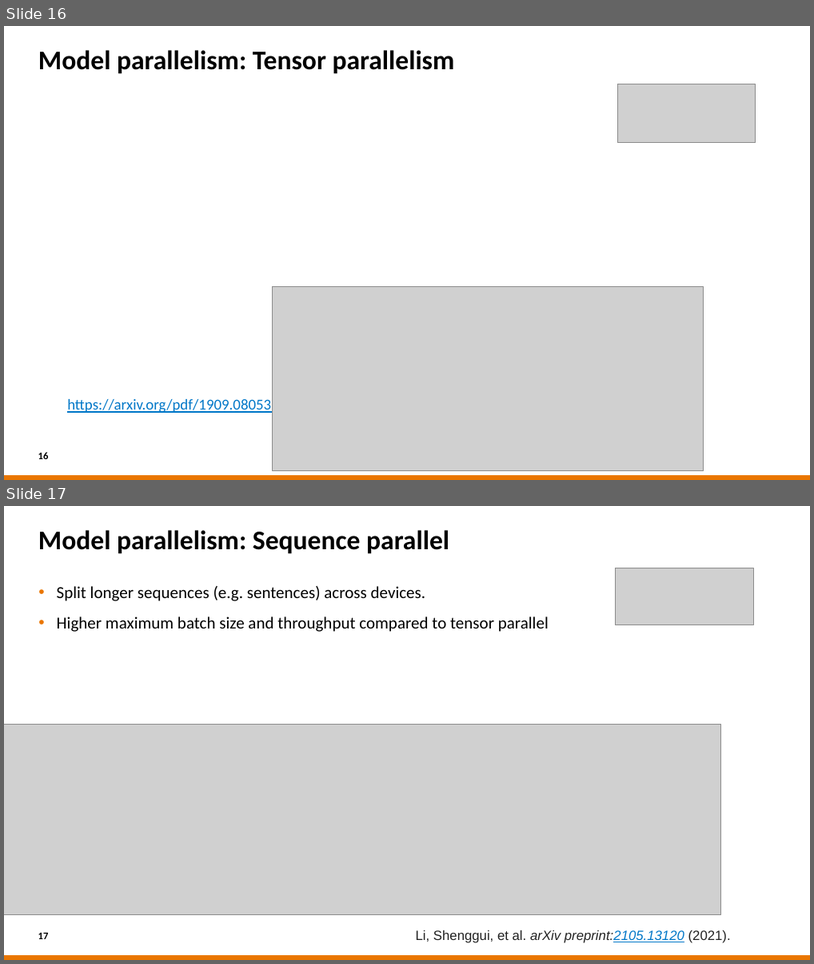
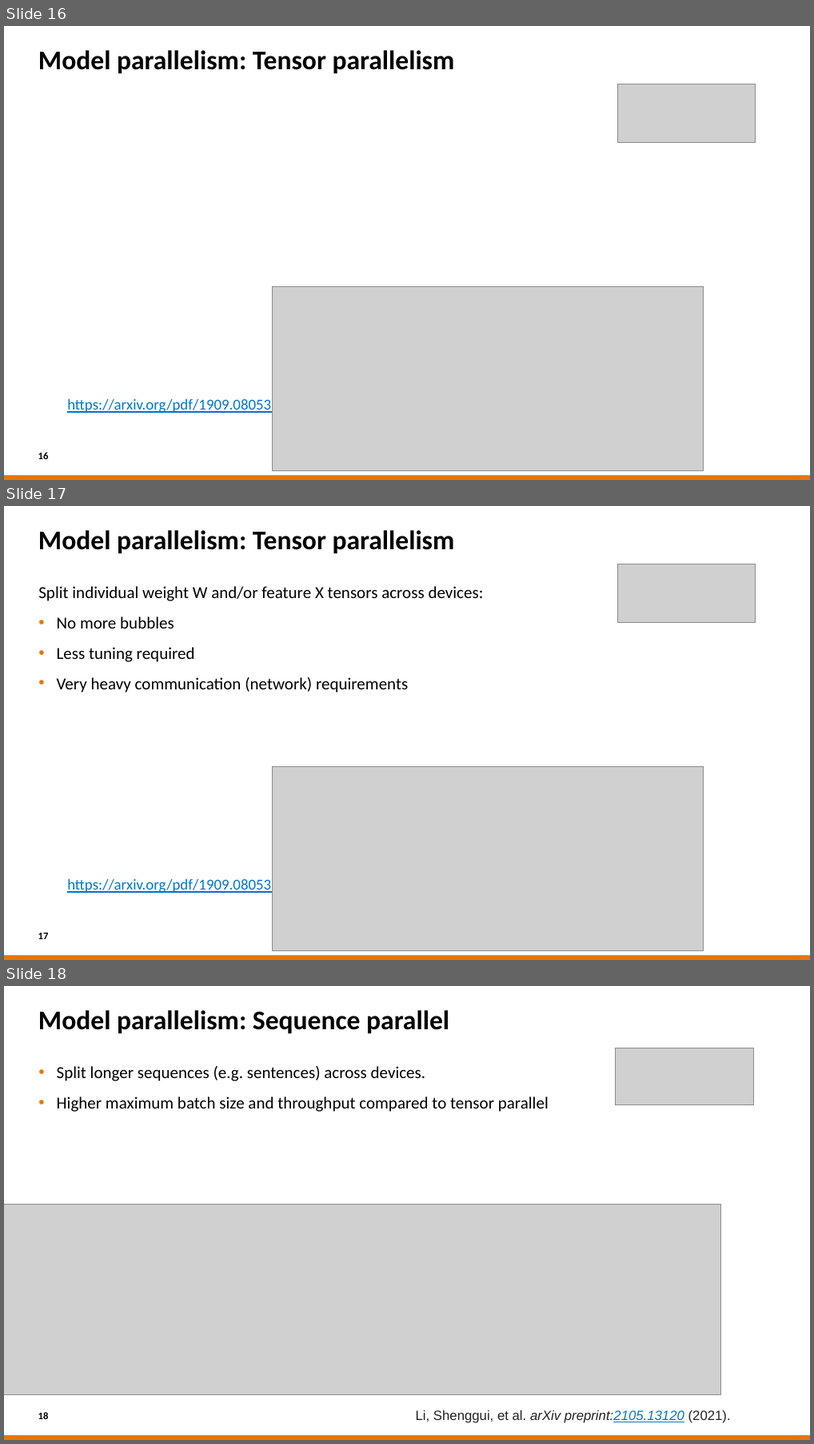
Before and after one commit to sara-nl/HPML-course-materials, a slide deck: Day2/slides/Parallel_Computing_for_DL.pptx. Shown one above the other, each under a label of ours: slides 16 and 17 before the commit, slides 16, 17 and 18 after it. The pictures are 814x964 and 814x1444 pixels, drawn with LibreOffice and Linux fonts; fonts in the diff are those of the drawing; grey boxes stand for pictures; background and template pictures are left out. Boxes give left, top, right and bottom in pixels: in the first picture for what was removed or moved away, otherwise in the second. Text is boxed around its words. In the diff, an @@ line names an element or a change of style, - is before the commit and + after.

```diff
--- a/Day2/slides/Parallel_Computing_for_DL.pptx
+++ b/Day2/slides/Parallel_Computing_for_DL.pptx
@@ slide 17 added at bbox=[4, 506, 810, 960], background #FFFFFF; not listed: 1 template element that a slide beside it also shows @@
@@ title added at bbox=[38, 530, 455, 554], 32 pt, text #000000, bold @@
+Model parallelism: Tensor parallelism
@@ picture added at bbox=[618, 564, 757, 622] @@
@@ text added at bbox=[38, 586, 484, 692], 20 pt, text #000000 @@
+Split individual weight W and/or feature X tensors across devices:
+• No more bubbles
+• Less tuning required
+• Very heavy communication (network) requirements
@@ picture added at bbox=[273, 766, 705, 951] @@
@@ text added at bbox=[67, 879, 271, 892], 18 pt, text #0077C8, underline @@
+https://arxiv.org/pdf/1909.08053
@@ page number added at bbox=[38, 932, 49, 939], 12 pt, text #000000, bold @@
+17
@@ what was slide 17 is now slide 18 @@
@@ page number at bbox=[38, 1412, 49, 1419]: text changed @@
-17
+18
```
Also in this commit, not shown: 20 slides changed, 1 other slide added, 1 other file.
